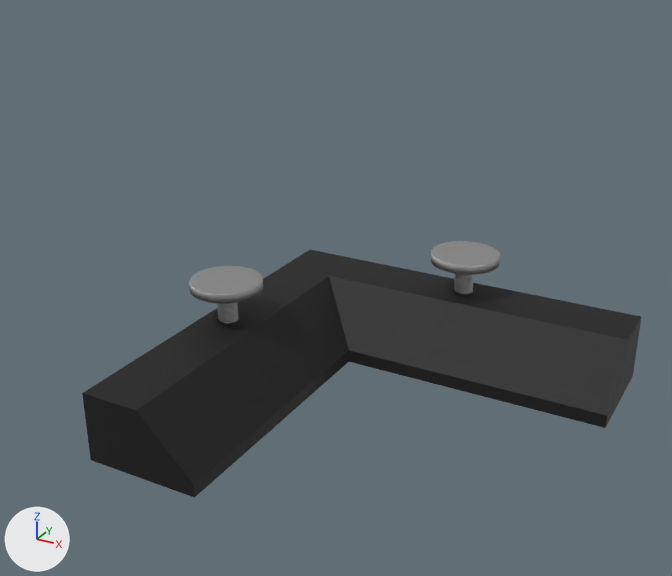
Before and after pictures for a commit that changed the glTF model models/addOns/MagnetHalterL.gltf.
Before and after are seen from a camera (50 mm lens) standing at (3.04, -5.87, 3.65) and looking at (-0.05, -0.24, 0.84). Lighting does not change. The marker at lower left points along +X, +Y and +Z. The older version comes first. Where no turn or scale is listed for an object, it has been applied to the vertices. Vertices at exactly the same position are counted once.

The scene before the commit, as lines of its bpy script (objects in view):
```python
me_cube_002 = bpy.data.meshes.new('Cube.002')
me_cube_002.from_pydata(...)  # 23578 vertices, 47080 faces; spans x -1.11..1.96, y -1.96..1.11, z 0.0..0.86
# faces by material slot: [124, 46956]
me_cube_002.materials.append(mat_schwarz)  # black #0f0f0f
me_cube_002.materials.append(mat_metal)  # grey #9e9e9e
ob_magnethalter_l = bpy.data.objects.new('Magnethalter L', me_cube_002)
ob_magnethalter_l.location = (0.0, 0.0, 0.0)
```
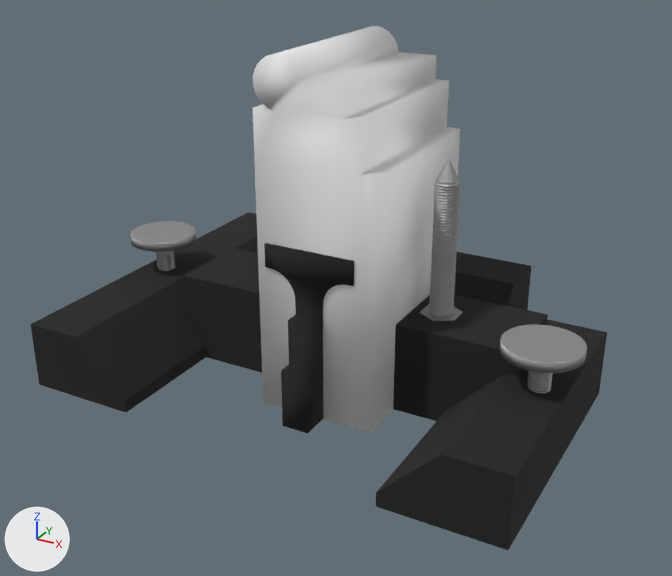
What differs and where, as boxes (x1, y1, x2, y2) in the pictures (672 x 576 px; the box of a moved part takes in the faces that stretch with it):
'Magnethalter L', reshaped
    before: (82, 241, 641, 498)
    after: (31, 212, 607, 550)
'KlotzSchubladeNeu-Body.001', added
    after: (253, 26, 460, 434)
'Mittenunterstützung-Body', added
    after: (184, 160, 548, 421)
    faces in mat_schwarz (black #1d1d1d): (184, 248, 548, 421)
    faces in mat_metal (grey #9e9e9e): (420, 160, 463, 321)
'SPEZIALHALTERFINAL25-Body', added
    after: (264, 243, 354, 433)
part 1 of me_cube_002, moved or reshaped
    before: (82, 250, 641, 498)
    after: (31, 212, 531, 413)
part 2 of me_cube_002, moved or reshaped
    before: (217, 302, 239, 323)
    after: (156, 250, 175, 271)
part 3 of me_cube_002, moved or reshaped
    before: (189, 265, 263, 304)
    after: (130, 221, 196, 252)
part 4 of me_cube_002, moved or reshaped (not visible afterwards)
    before: (454, 274, 474, 294)
part 5 of me_cube_002, moved or reshaped (not visible afterwards)
    before: (431, 241, 500, 275)
part 6 of me_cube_002, added
    after: (527, 371, 553, 393)
part 7 of me_cube_002, added
    after: (500, 324, 587, 373)
part 8 of me_cube_002, added (black)
    after: (376, 320, 607, 550)

What changed in the scene script:
```text
Change me_cube_002:
    used by ob_magnethalter_l; location = (0.0, 0.0, 0.0)
    remove me_cube_002.from_pydata(...)  # 23578 vertices, 47080 faces; spans x -1.11..1.96, y -1.96..1.11, z 0.0..0.86
    add me_cube_002.from_pydata(...)  # 35409 vertices, 70702 faces; spans x -2.19..1.88, y -1.48..1.71, z 0.0..0.86
    me_cube_002 part 1: the loose piece of 64 vertices spanning x -1.03..1.96, y -1.96..1.03, z 0.0..0.53 is moved by (-1.08, 0.6, 0.0)
    me_cube_002 part 2: the loose piece of 747 vertices spanning x -0.91..-0.75, y -0.64..-0.48, z 0.48..0.8 is moved by (-1.08, 0.6, 0.0)
    me_cube_002 part 3: the loose piece of 11010 vertices spanning x -1.11..-0.56, y -0.83..-0.28, z 0.79..0.86 is moved by (-1.08, 0.6, 0.0)
    me_cube_002 part 4: the loose piece of 747 vertices spanning x 0.48..0.64, y 0.75..0.92, z 0.48..0.8 is moved by (-1.08, 0.6, 0.0)
    me_cube_002 part 5: the loose piece of 11010 vertices spanning x 0.28..0.84, y 0.56..1.11, z 0.79..0.86 is moved by (-1.08, 0.6, 0.0)
    me_cube_002 part 6: the loose piece of 747 vertices spanning x 0.48..0.64, y 0.75..0.92, z 0.48..0.8 is copied, and the copy is moved by (1.04, -1.26, 0.0); it spans x 1.52..1.68, y -0.51..-0.35, z 0.48..0.8
    me_cube_002 part 7: a new loose piece of 11010 vertices spanning x 1.32..1.88, y -0.7..-0.15, z 0.79..0.86, in mat_metal (grey #9e9e9e)
    me_cube_002 part 8: a new loose piece of 74 vertices spanning x 0.92..1.79, y -1.48..0.63, z 0.0..0.53, in mat_schwarz (black #1d1d1d)
Add me_klotzschubladeneu_body_001:
    me_klotzschubladeneu_body_001.from_pydata(...)  # 274 vertices, 544 faces; spans x -0.42..0.5, y -0.72..0.72, z -0.01..2.62
Add me_mittenunterstützung_body:
    me_mittenunterstützung_body.from_pydata(...)  # 3796 vertices, 7504 faces; spans x -1.41..1.41, y -0.35..0.35, z 0.0..1.87
    # faces by material slot: [620, 6884]
    me_mittenunterstützung_body.materials.append(mat_schwarz)  # black #1d1d1d
    me_mittenunterstützung_body.materials.append(mat_metal)  # grey #9e9e9e
Add me_spezialhalterfinal25_body:
    me_spezialhalterfinal25_body.from_pydata(...)  # 11194 vertices, 22352 faces; spans x -0.35..0.35, y -0.96..0.91, z -1.3..0.26
    # faces by material slot: [212, 22140]
    me_spezialhalterfinal25_body.materials.append(mat_schwarz)  # black #1d1d1d
    me_spezialhalterfinal25_body.materials.append(mat_metal)  # grey #9e9e9e
Add ob_klotzschubladeneu_body_001:
    ob_klotzschubladeneu_body_001 = bpy.data.objects.new('KlotzSchubladeNeu-Body.001', me_klotzschubladeneu_body_001)
    ob_klotzschubladeneu_body_001.location = (0.0, 0.0, 0.0)
Add ob_mittenunterstützung_body:
    ob_mittenunterstützung_body = bpy.data.objects.new('Mittenunterstützung-Body', me_mittenunterstützung_body)
    ob_mittenunterstützung_body.location = (0.0, 0.0, 0.0)
Add ob_spezialhalterfinal25_body:
    ob_spezialhalterfinal25_body = bpy.data.objects.new('SPEZIALHALTERFINAL25-Body', me_spezialhalterfinal25_body)
    ob_spezialhalterfinal25_body.location = (0.0, 0.0, 1.304)
```
